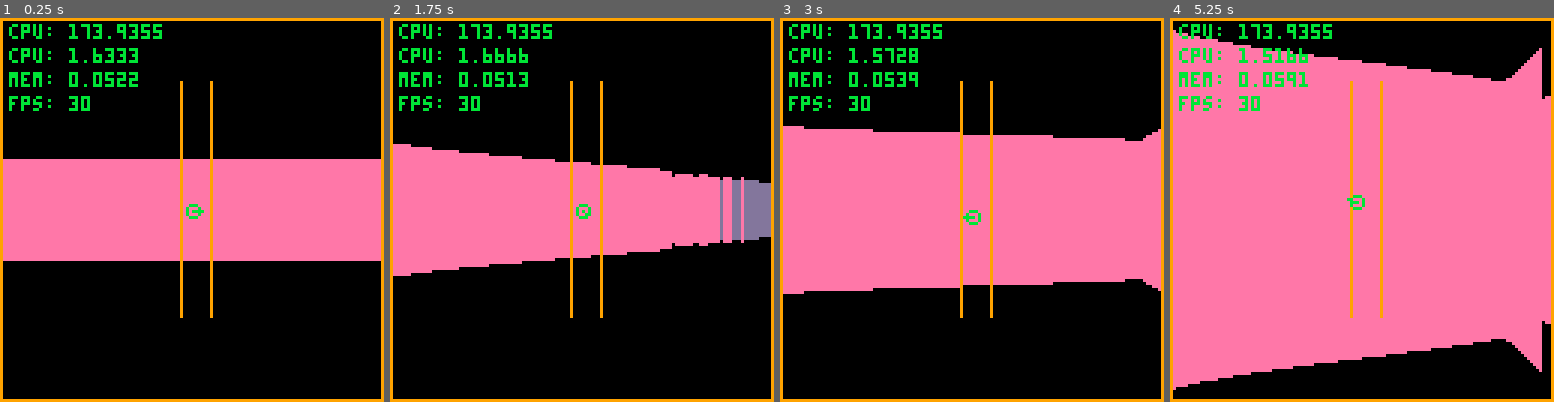
Above: before the commit, frames 1-4 (left to right).
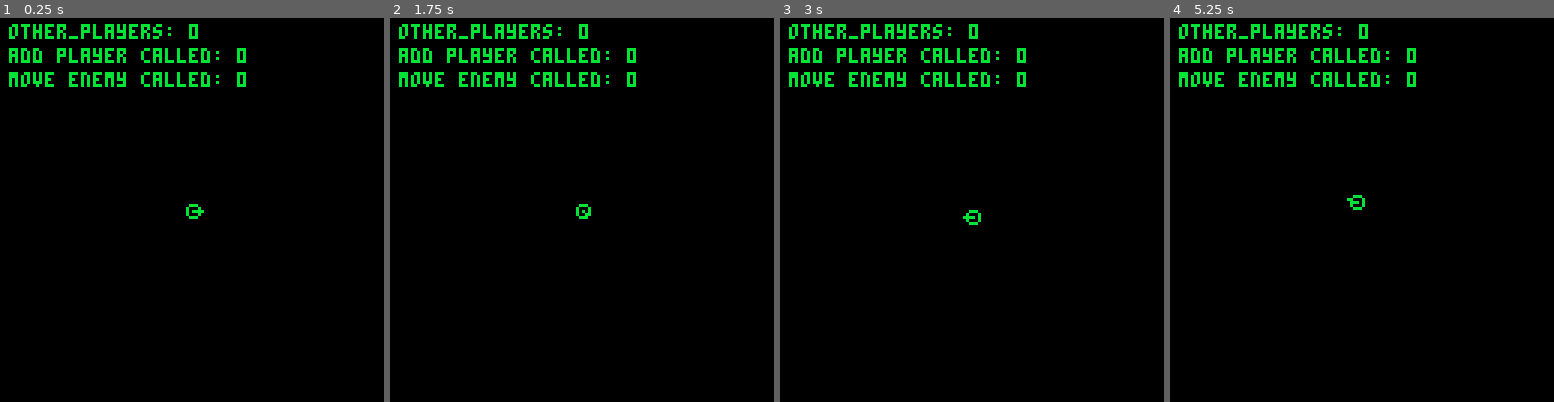
Above: after the commit, the same moments.

Repository: phearbot/pico8-raycasting
Game: PICO-8 cartridge dom.p8
The game is run twice, just before and just after one commit, with the same random seed, the same clock (stepped at 60 frames per second) and the same inputs.
Inputs:
- Up to frame 1 (0.25 s): no input
- Up to frame 2 (1.75 s): hold Right from 1.6 s (still down)
- Up to frame 3 (3 s): release Right at 2.1 s; hold Up 2.15-2.42 s; hold Right from 2.47 s (still down)
- Up to frame 4 (5.25 s): release Right at 3.03 s; hold Left 3.08-3.58 s; hold Down 3.63-3.97 s; hold Right 4.02-4.68 s; hold Up 4.73-5.03 s; hold Left from 5.08 s (still down)

The runs differ from the first frame. In frame 1, 32% of the frame differs, in the area x 0-100%, y 0-100%; in frame 2, 30%; in frame 3, 45%; in frame 4, 80%.

Commit message:
Netcode improvements, lots of stuff

Diff:
--- a/dom.p8
+++ b/dom.p8
@@ -9,19 +9,23 @@
 
 
 function _update60()
+ pull_data_from_gpio()
 	get_input()
+ push_data_to_gpio()
 end
 
 
 function _draw()
  cls()
 
- draw_raycast_3d()
-	draw_map()
- draw_player(true)
- draw_hud()
+ -- draw_raycast_3d()
+	-- draw_map()
+ draw_player(player.x,player.y,player.z,11)
+ draw_other_players()
+ -- draw_hud()
  --draw_debug()
-	draw_debug2()
+	--draw_debug2()
+ draw_debug3()
 end
 
 function draw_debug()
@@ -41,6 +45,31 @@
  print("cpu: " .. stat(1),3,10,11)
  print("mem: " .. stat(2),3,18,11)
  print("fps: " .. stat(7),3,26,11)
+
+ print("x: " .. player.x,3,70,11)
+ print("y: " .. player.y,3,78,11)
+ print("z: " .. player.z,3,86,11)
+
+ print("gpiox: " .. peek4(0x5f80),3,100,11)
+ print("gpioy: " .. peek4(0x5f84),3,108,11)
+ print("gpioz: " .. peek4(0x5f88),3,116,11)
+end
+
+debug_add_player = 0
+debug_move_enemy = 0
+debug_enemy_id = -1
+function draw_debug3()
+ print("other_players: " .. #other_players,3,2,11)
+ print("add player called: " .. debug_add_player,3,10,11)
+ print("move enemy called: " .. debug_move_enemy,3,18,11)
+
+ if (#other_players > 0) then
+  print("enemy id: " .. other_players[1].id,3,26,11)
+  print("enemy x: " .. other_players[1].x,3,34,11)
+  print("enemy y: " .. other_players[1].y,3,42,11)
+  print("enemy z: " .. other_players[1].z,3,50,11)
+  print("other_player_id: " .. debug_enemy_id,3,58,11)
+ end
 end
 
 function tan(x) return sin(x) / cos(x) end
@@ -52,7 +81,7 @@
 -->8
 -- player stuff
 
-player = {x=64,y=64,z=1,fov=.25,view_dist=20}
+player = {x=64,y=64,z=0,fov=.25,view_dist=20}
 move_interval = 1 / 60 * 10
 rotate_interval = 1 / 120
 
@@ -79,14 +108,14 @@
 
 end
 
-function draw_player(cone)
+function draw_player(x,y,z,_color)
 	-- get the xd and yd
 	local ray_len = 3
-	local xd = ray_len * cos(player.z)
-	local yd = ray_len * sin(player.z)
-
- line(player.x,player.y,player.x + xd,player.y + yd,11)
-	circ(player.x,player.y,2,11)
+	local xd = ray_len * cos(z)
+	local yd = ray_len * sin(z)
+
+ line(x,y,x + xd,y + yd,_color)
+	circ(x,y,2,_color)
 end
 
 function draw_hud()
@@ -197,6 +226,97 @@
   line(column,64 - (col_height / 2),column,64 + (col_height / 2),col_color)
 	end
 end
+-->8
+-- netcode stuff
+push_data_size = 16 --everything after this is data we read from gpio
+pull_data_location = 0x5f80 + push_data_size -- needed here for ref between functions
+
+-- i hope to god i documented this somewhere
+function pull_data_from_gpio()
+ pull_data_location = 0x5f80 + push_data_size -- reset it here
+
+ while (pull_data_location < 0x5f80 + 128) do
+  pull_data_action = peek(pull_data_location)
+
+  -- no check for 0, because 0 means it wasn't set, and that falls under else
+  if (pull_data_action == 1) then
+   add_player()
+  elseif (pull_data_action == 2) then
+   move_other_players()
+  elseif (pull_data_action == 3) then
+   remove_player()
+  else
+   break
+  end
+
+  -- clear data that was just read
+  for i=0x5f80 + push_data_size,pull_data_location - 4,4 do
+   poke4(i,0)
+  end
+ end
+end
+
+
+function add_player()
+ -- need to test this
+ debug_add_player += 1
+
+ local _id=peek(pull_data_location+1)
+ local _x=peek4(pull_data_location+2)
+ local _y=peek4(pull_data_location+6)
+ local _z=peek4(pull_data_location+10)
+ add(other_players,{id=_id,x=_x,y=_y,z=_z})
+
+ pull_data_location += 14 -- 13 bytes + increment from action identifying byte
+end
+
+function move_other_players()
+ debug_move_enemy += 1
+ -- this may be able to be optimized
+ local other_player_id = peek(pull_data_location+1)
+
+ debug_enemy_id = other_player_id
+
+ for i=1,#other_players do
+  if other_player_id == other_players[i].id then
+   other_players[i].x = peek4(pull_data_location+2)
+   other_players[i].y = peek4(pull_data_location+6)
+   other_players[i].z = peek4(pull_data_location+10)
+  end
+ end
+ pull_data_location += 14 -- 13 bytes + increment from function byte
+end
+
+function remove_player()
+ local other_player_id = peek(pull_data_location+1)
+
+ for i=1,#other_players do
+  if other_player_id == other_players[i].id then
+   del(other_players, other_players[i])
+   break
+  end
+ end
+
+ pull_data_location += 2  -- 1 bytes + function byte
+end
+
+function push_data_to_gpio()
+ poke4(0x5f80,player.x)
+ poke4(0x5f84,player.y)
+ poke4(0x5f88,player.z)
+end
+
+
+-->8
+--enemy stuff
+
+other_players={}
+
+function draw_other_players()
+ for i=1,#other_players do
+   draw_player(other_players[i].x,other_players[i].y,other_players[i].z,8)
+ end
+end
 __gfx__
 00000000000000000000000000000000000000000000000000000000000000000000000000000000000000000000000000000000000000000000000000000000
 00000000000000000000000000000000000000000000000000000000000000000000000000000000000000000000000000000000000000000000000000000000
Not shown, changed: .gitignore
Not shown, added: deploy.sh
Not shown, added: netcode.js
Not shown, added: server/server.js
